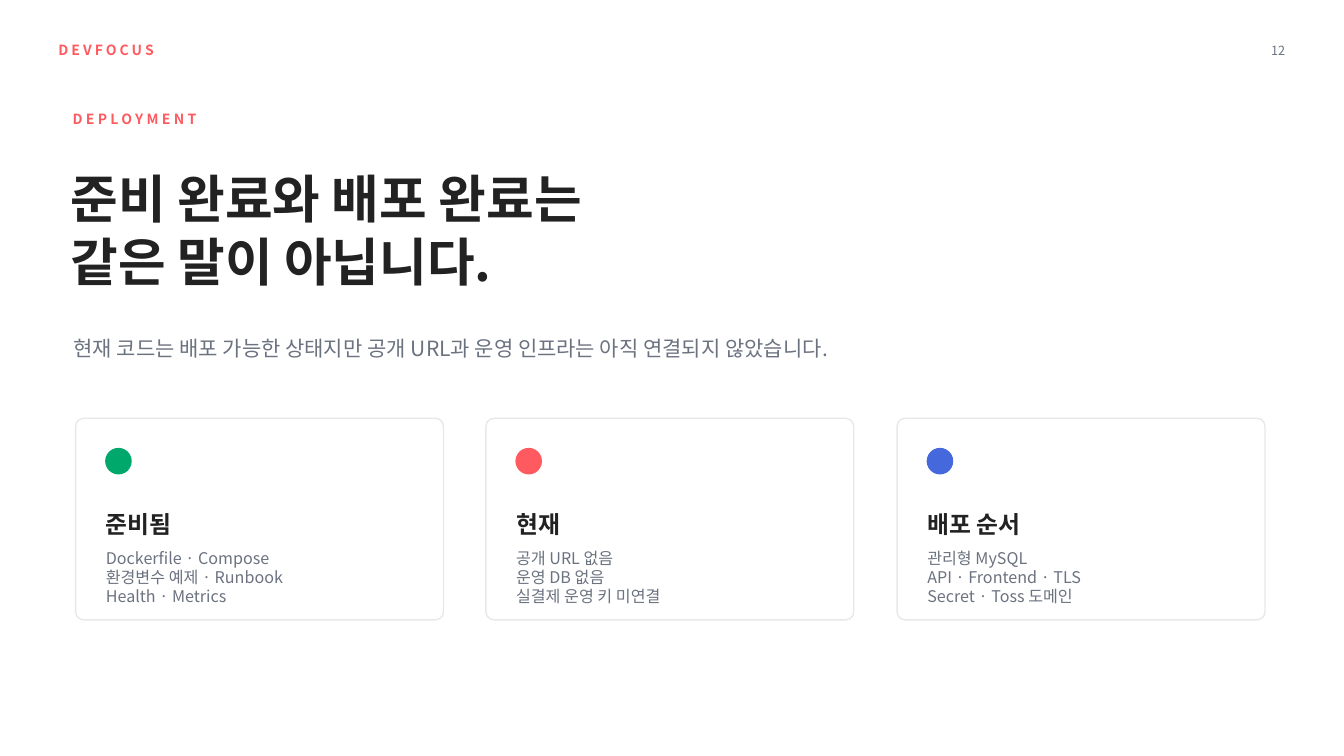
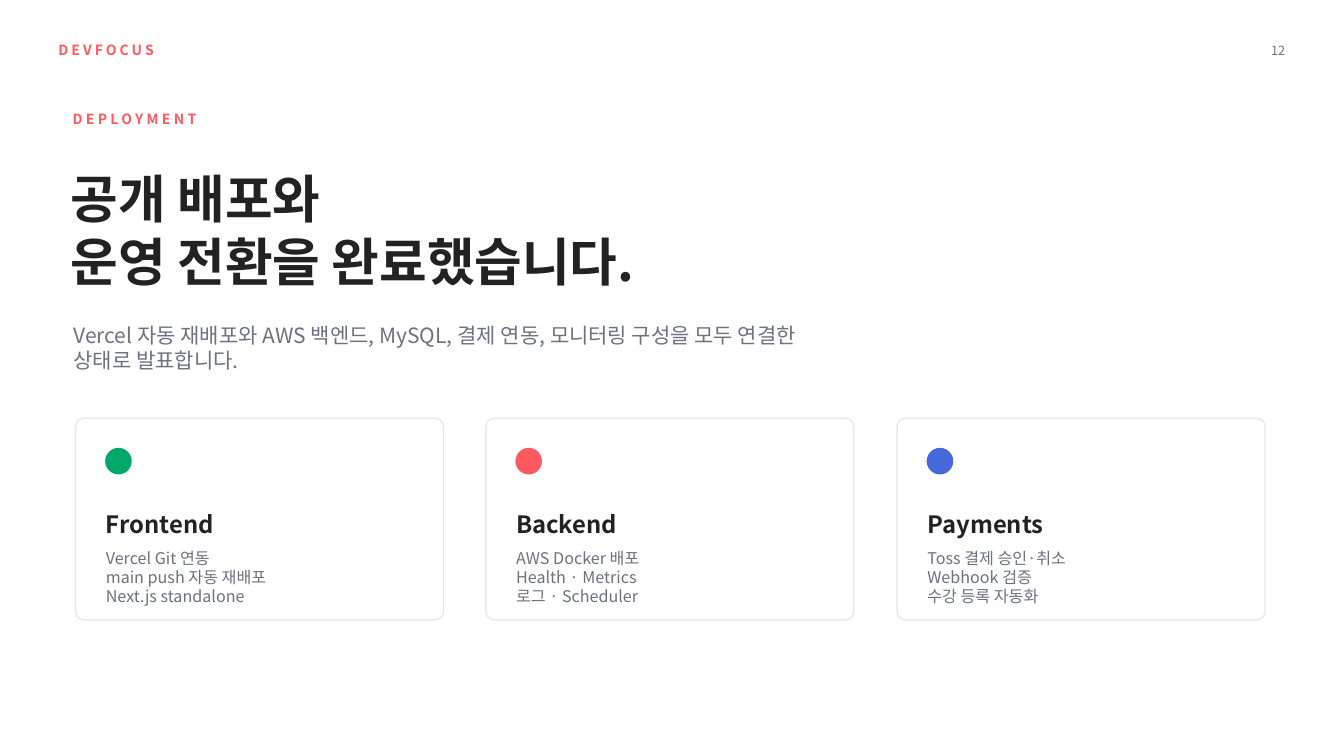
Before and after one commit to 081114ysm/totalcode-devfocus, a slide deck: slide 12 of 제출물/DevFocus_발표자료.pptx. Drawn at 1344x756 pixels with LibreOffice and Linux fonts; fonts in the diff are those of the drawing. Boxes give left, top, right and bottom in pixels: in the first picture for what was removed or moved away, otherwise in the second. Text is boxed around its words. In the diff, an @@ line names an element or a change of style, - is before the commit and + after.

```diff
--- a/제출물/DevFocus_발표자료.pptx
+++ b/제출물/DevFocus_발표자료.pptx
@@ text at bbox=[71, 174, 634, 286]: text changed @@
-준비 완료와 배포 완료는
-같은 말이 아닙니다.
+공개 배포와
+운영 전환을 완료했습니다.
@@ text at bbox=[74, 325, 796, 370]: text changed @@
-현재 코드는 배포 가능한 상태지만 공개 URL과 운영 인프라는 아직 연결되지 않았습니다.
+Vercel 자동 재배포와 AWS 백엔드, MySQL, 결제 연동, 모니터링 구성을 모두 연결한 상태로 발표합니다.
@@ text at bbox=[106, 514, 214, 534]: text changed @@
-준비됨
+Frontend
@@ text at bbox=[516, 514, 617, 534]: text changed @@
-현재
+Backend
@@ text at bbox=[927, 515, 1043, 539]: text changed @@
-배포 순서
+Payments
@@ text at bbox=[106, 551, 267, 606]: text changed @@
-Dockerfile · Compose
-환경변수 예제 · Runbook
-Health · Metrics
+Vercel Git 연동
+main push 자동 재배포
+Next.js standalone
@@ text at bbox=[516, 551, 640, 602]: text changed @@
-공개 URL 없음
-운영 DB 없음
-실결제 운영 키 미연결
+AWS Docker 배포
+Health · Metrics
+로그 · Scheduler
@@ text at bbox=[927, 550, 1066, 603]: text changed @@
-관리형 MySQL
-API · Frontend · TLS
-Secret · Toss 도메인
+Toss 결제 승인·취소
+Webhook 검증
+수강 등록 자동화
```
Also in this commit, not shown: 1 other slide changed, 4 other files.
